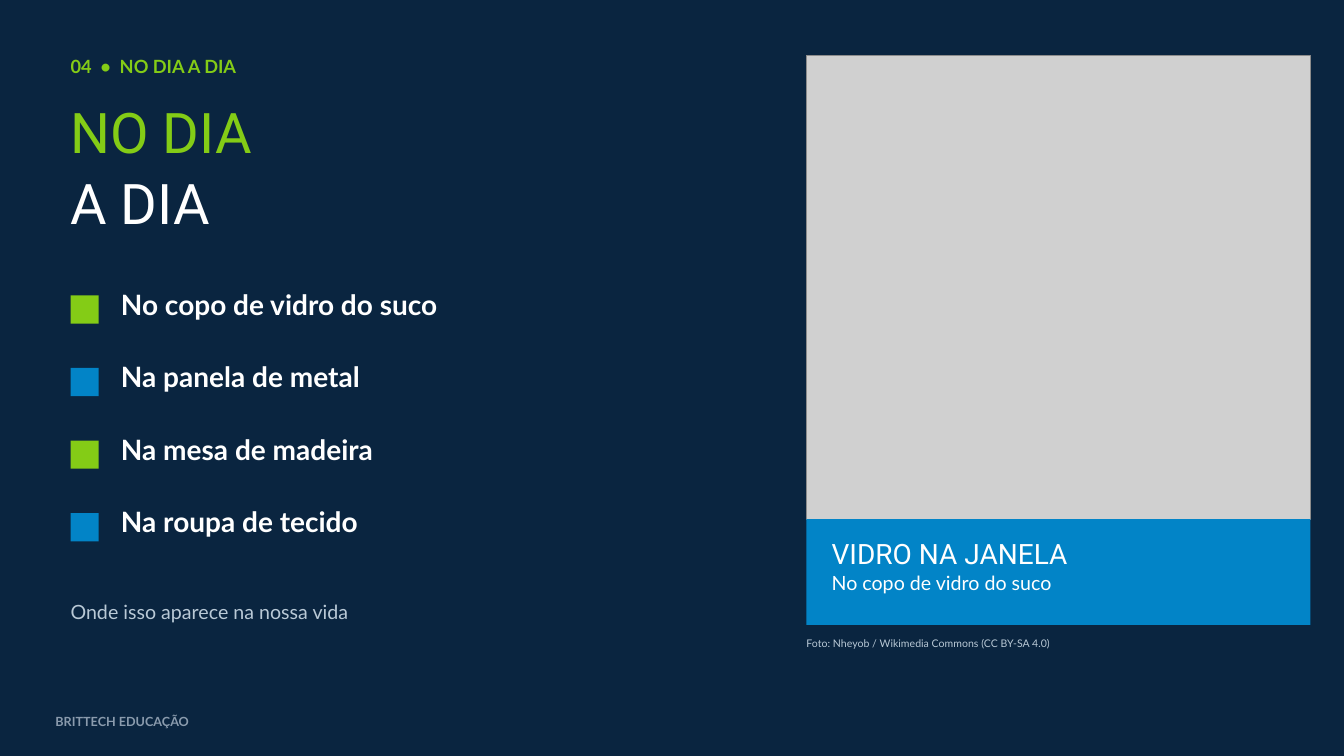
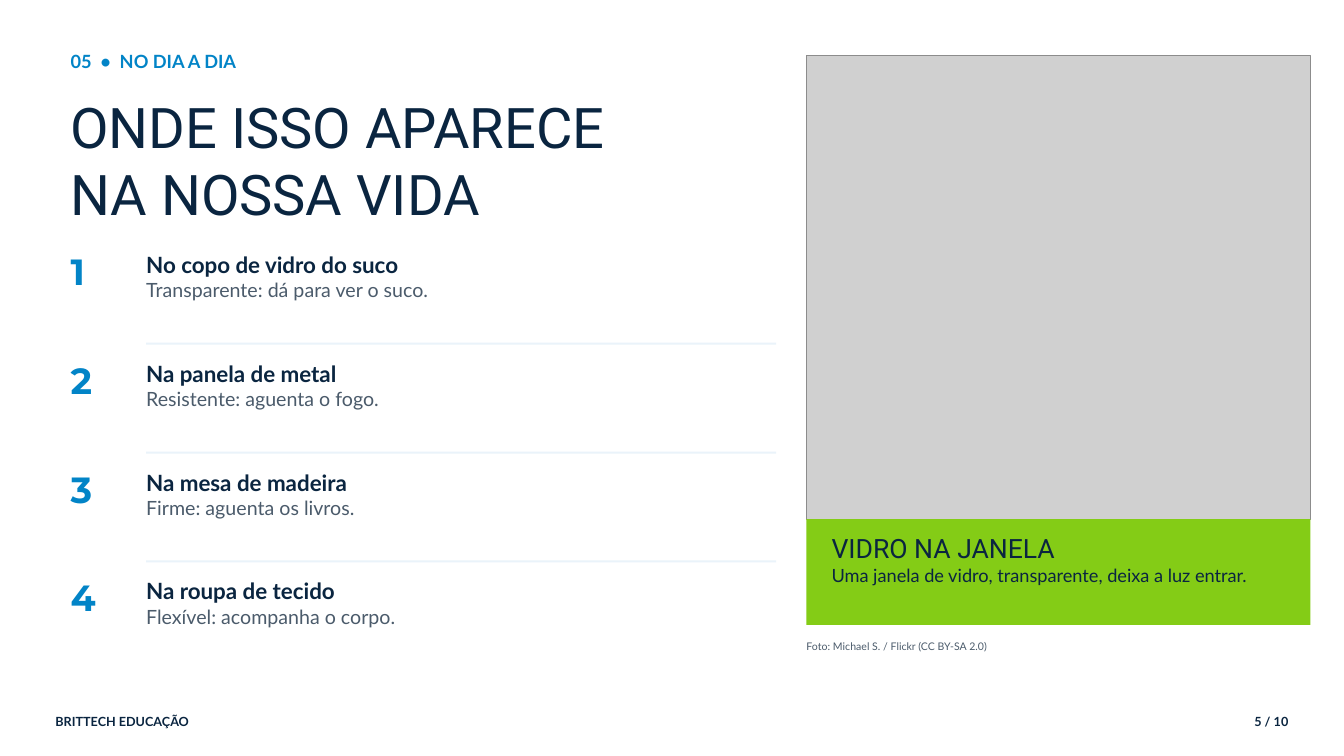
Before and after one commit to thiagollipe-web/brittech-educacao-aulas, a slide deck: slide 5 of fundamental-1/ciencias-2ano-materiais-objetos.pptx (slide 4 before the commit). Drawn at 1344x756 pixels with LibreOffice and Linux fonts; fonts in the diff are those of the drawing; grey boxes stand for pictures. Boxes give left, top, right and bottom in pixels: in the first picture for what was removed or moved away, otherwise in the second. Text is boxed around its words. In the diff, an @@ line names an element or a change of style, - is before the commit and + after.

```diff
--- a/fundamental-1/ciencias-2ano-materiais-objetos.pptx
+++ b/fundamental-1/ciencias-2ano-materiais-objetos.pptx
@@ rectangle removed at [0,0,1344,756] @@
@@ text at [71,54,236,68]: text changed; text colour #84CC16 to #0284C7 @@
-04 • NO DIA A DIA
+05 • NO DIA A DIA
@@ text at [71,107,604,216]: text changed; size 14 to 40 pt; font Lato to Roboto; text colour #B9C9D6 to #0A2540 @@
-Onde isso aparece na nossa vida
+ONDE ISSO APARECE
+NA NOSSA VIDA
@@ text removed at [71,112,252,224] @@
-NO DIA
-A DIA
@@ text added at [71,259,85,285], 26 pt, text #0284C7, bold @@
+1
@@ text at [146,256,398,277]: size 20 to 16 pt, text colour #FFFFFF to #0A2540 in "No copo de vidro do suco"; less space between paragraphs @@
@@ text "No copo de vidro do ...": place and size @@
-text "No copo de vidro do ..." at [121,294,437,320]
+text "No copo de vidro do ..." at [146,256,428,301]
@@ rectangle removed at [71,295,99,324] @@
@@ text at [146,282,428,301]: paragraph added @@
+Transparente: dá para ver o suco.
@@ rectangle added at [146,343,776,345], fill #EAF3FA @@
@@ rectangle removed at [71,368,99,396] @@
@@ text added at [71,368,92,394], 26 pt, text #0284C7, bold @@
+2
@@ text at [146,365,337,386]: size 20 to 16 pt, text colour #FFFFFF to #0A2540 in "Na panela de metal"; less space between paragraphs @@
@@ text "Na panela de metal": place and size @@
-text "Na panela de metal" at [121,366,360,392]
+text "Na panela de metal" at [146,365,378,410]
@@ text at [146,392,378,410]: paragraph added @@
+Resistente: aguenta o fogo.
@@ rectangle removed at [71,441,99,469] @@
@@ text added at [71,477,93,504], 26 pt, text #0284C7, bold @@
+3
@@ text at [146,474,347,491]: size 20 to 16 pt, text colour #FFFFFF to #0A2540 in "Na mesa de madeira"; less space between paragraphs @@
@@ text "Na mesa de madeira": place and size @@
-text "Na mesa de madeira" at [121,439,373,461]
+text "Na mesa de madeira" at [146,474,354,519]
@@ rectangle added at [146,452,776,454], fill #EAF3FA @@
@@ text at [146,500,354,519]: paragraph added @@
+Firme: aguenta os livros.
@@ rectangle removed at [71,513,99,541] @@
@@ rectangle at [807,519,1311,625]: fill #0284C7 to #84CC16 @@
@@ text at [832,539,1055,559]: size 20 to 19 pt, text colour #FFFFFF to #0A2540 in "VIDRO NA JANELA"; less space between paragraphs @@
@@ rectangle added at [146,561,776,563], fill #EAF3FA @@
@@ text at [832,568,1247,586]: text changed; size 14 to 13 pt; text colour #FFFFFF to #0A2540 @@
-No copo de vidro do suco
+Uma janela de vidro, transparente, deixa a luz entrar.
@@ text added at [71,585,96,611], 26 pt, text #0284C7, bold @@
+4
@@ text at [146,582,335,603]: size 20 to 16 pt, text colour #FFFFFF to #0A2540 in "Na roupa de tecido"; less space between paragraphs @@
@@ text "Na roupa de tecido": place and size @@
-text "Na roupa de tecido" at [121,511,358,537]
+text "Na roupa de tecido" at [146,582,395,628]
@@ text at [146,609,395,628]: paragraph added @@
+Flexível: acompanha o corpo.
@@ text at [806,642,987,652]: text changed; text colour #B9C9D6 to #4B5B6B @@
-Foto: Nheyob / Wikimedia Commons (CC BY-SA 4.0)
+Foto: Michael S. / Flickr (CC BY-SA 2.0)
@@ text "BRITTECH EDUCAÇÃO" at [55,715,189,729]: text colour #8A9BAD to #0A2540; less space between paragraphs @@
@@ text added at [1254,716,1289,726], 9 pt, text #0A2540, bold @@
+5 / 10
```
Also in this commit, not shown: 4 other slides changed, 5 slides added, 3 slides removed, 4 other files.
